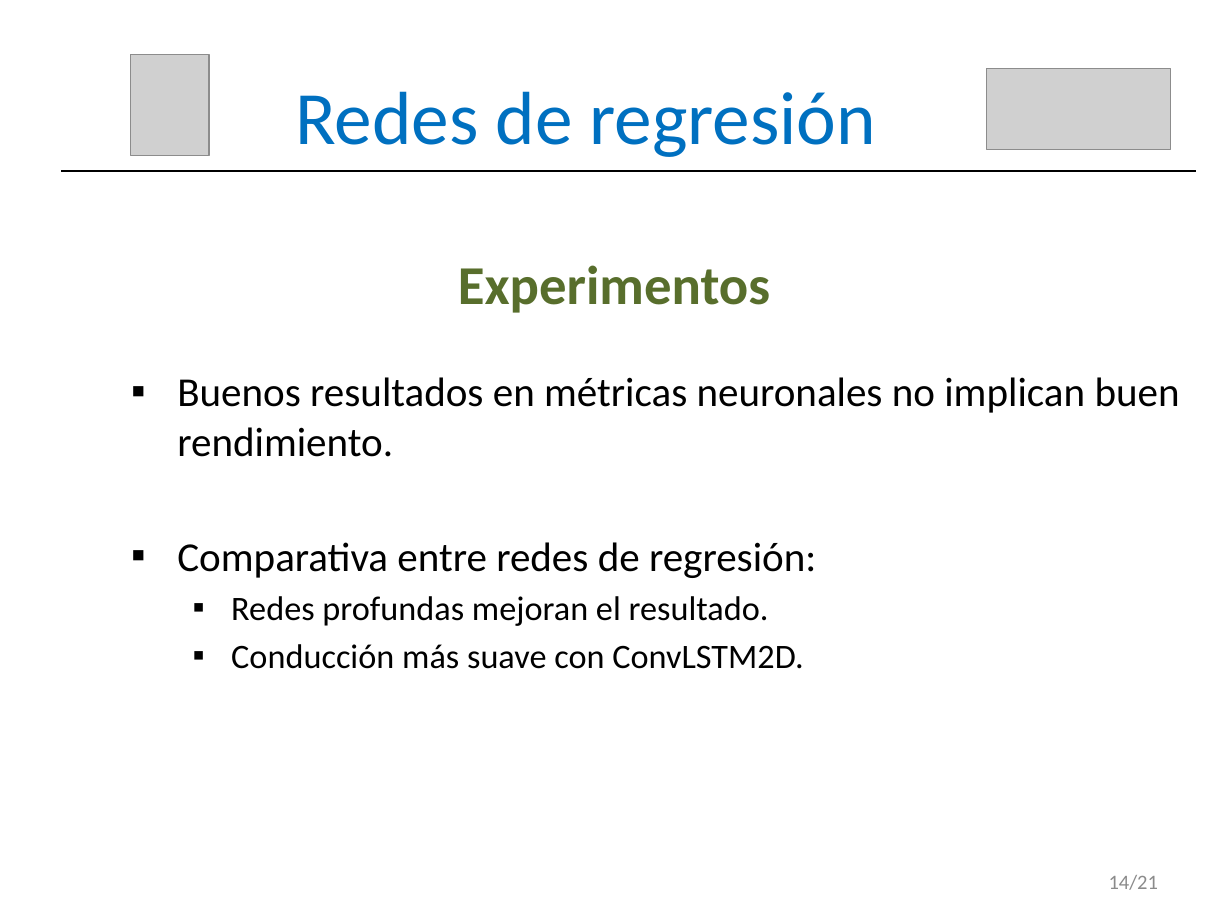
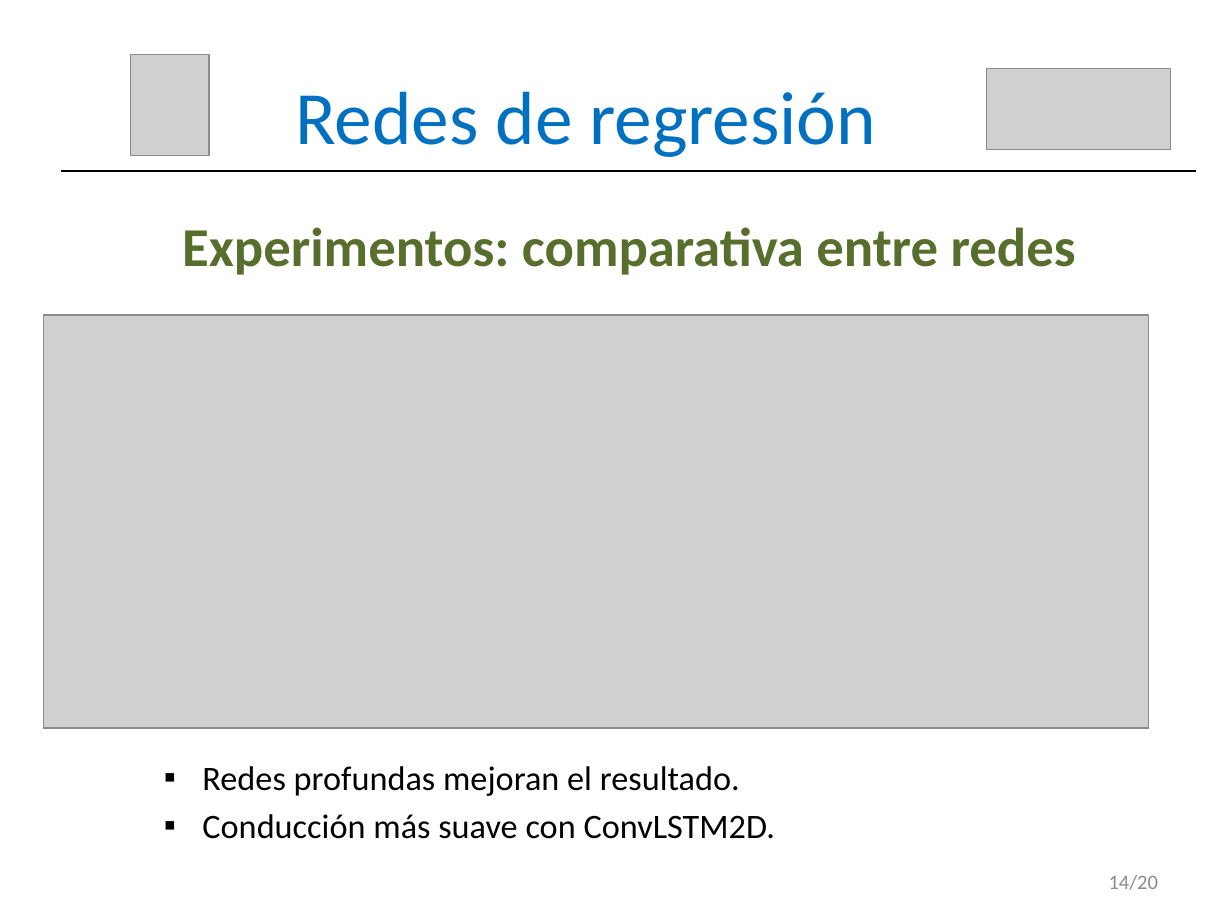
Before and after one commit to RoboticsLabURJC/2017-tfm-vanessa-fernandez, a slide deck: slide 15 of Memoria/Presentación.pptx. Drawn at 1232x924 pixels with LibreOffice and Linux fonts; fonts in the diff are those of the drawing; grey boxes stand for pictures. Boxes give left, top, right and bottom in pixels: in the first picture for what was removed or moved away, otherwise in the second. Text is boxed around its words. In the diff, an @@ line names an element or a change of style, - is before the commit and + after.

```diff
--- a/Memoria/Presentación.pptx
+++ b/Memoria/Presentación.pptx
@@ text at [182, 227, 1076, 275]: text changed @@
-Experimentos
+Experimentos: comparativa entre redes
@@ picture added at [43, 315, 1148, 728] @@
@@ text at [177, 377, 1180, 578]: paragraphs removed @@
-▪ Buenos resultados en métricas neuronales no implican buen rendimiento.
-▪ Comparativa entre redes de regresión:
@@ text "Redes profundas mejoran el resultado.": place and size @@
-text "Redes profundas mejoran el resultado." at [177, 377, 1180, 669]
+text "Redes profundas mejoran el resultado." at [202, 766, 775, 839]
@@ text at [1109, 875, 1158, 890]: text changed @@
-14/21
+14/20
```
Also in this commit, not shown: 19 other slides changed, 1 slide removed.
